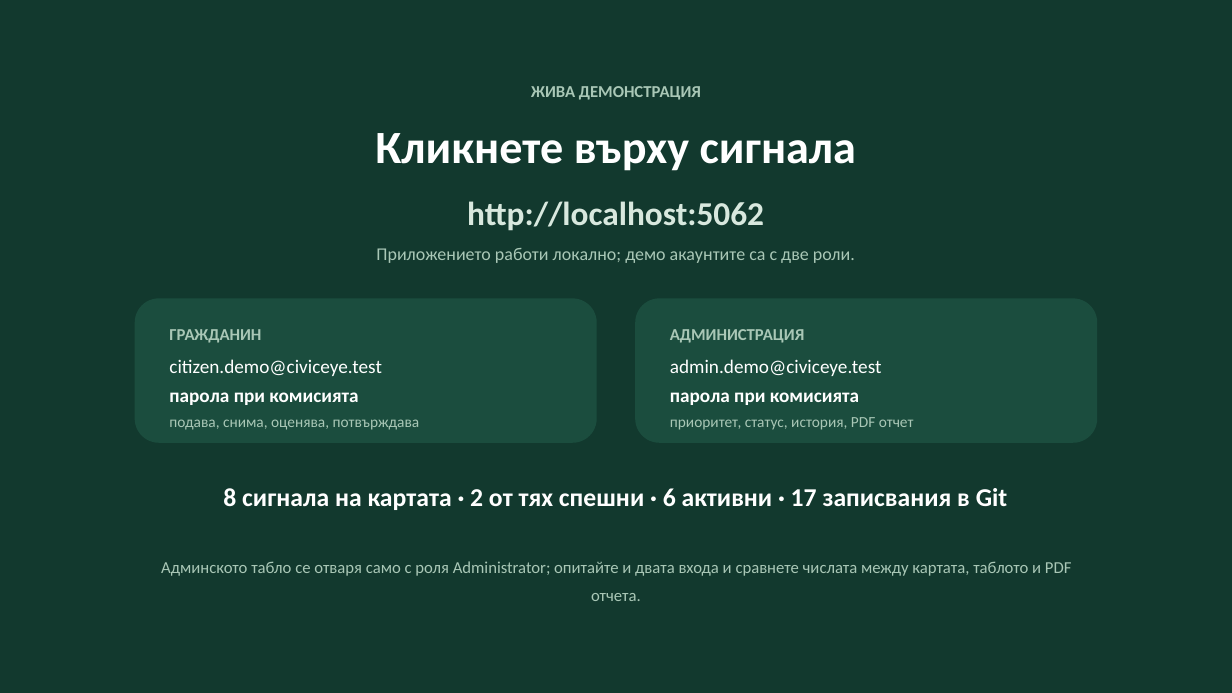
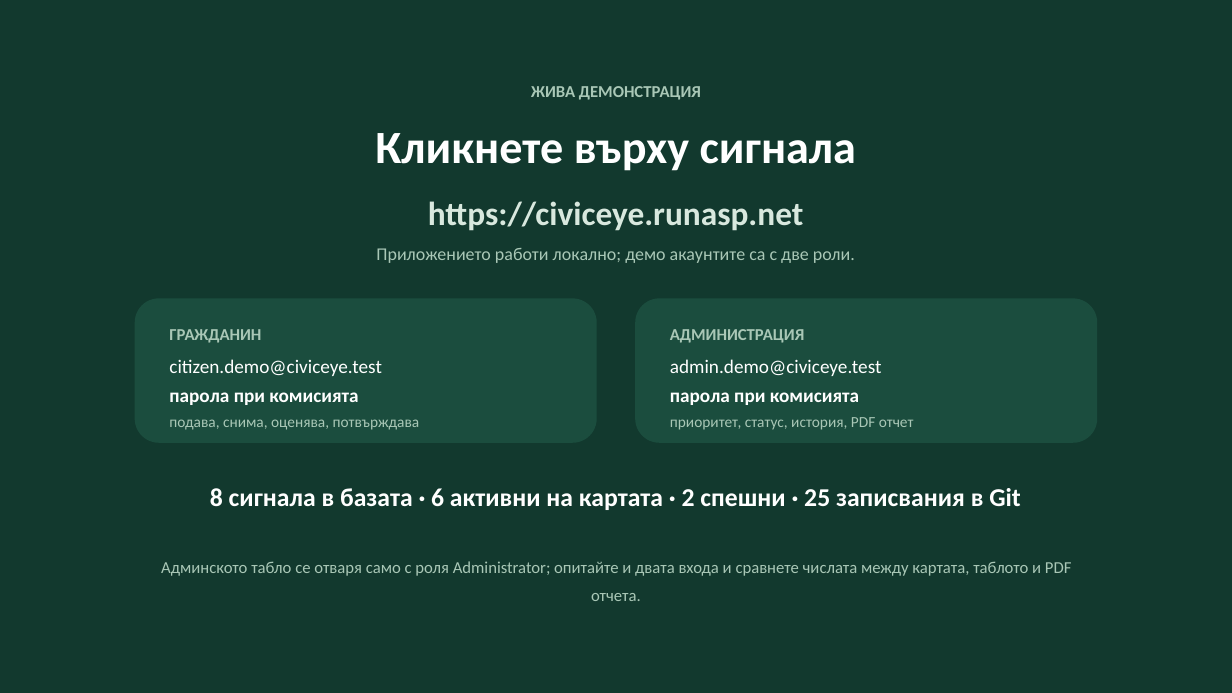
Before and after one commit to selinshengova-ai/CivicEyeGD, a slide deck: slide 10 of Docs/prezentacia-civiceye-gd.pptx. Drawn at 1232x693 pixels with LibreOffice and Linux fonts; fonts in the diff are those of the drawing. Boxes give left, top, right and bottom in pixels: in the first picture for what was removed or moved away, otherwise in the second. Text is boxed around its words. In the diff, an @@ line names an element or a change of style, - is before the commit and + after.

```diff
--- a/Docs/prezentacia-civiceye-gd.pptx
+++ b/Docs/prezentacia-civiceye-gd.pptx
@@ text at (x1=428, y1=201, x2=804, y2=231): text changed @@
-http://localhost:5062
+https://civiceye.runasp.net
@@ text at (x1=210, y1=488, x2=1021, y2=510): text changed @@
-8 сигнала на картата · 2 от тях спешни · 6 активни · 17 записвания в Git
+8 сигнала в базата · 6 активни на картата · 2 спешни · 25 записвания в Git
```
Also in this commit, not shown: 6 other slides changed, 15 other files.
